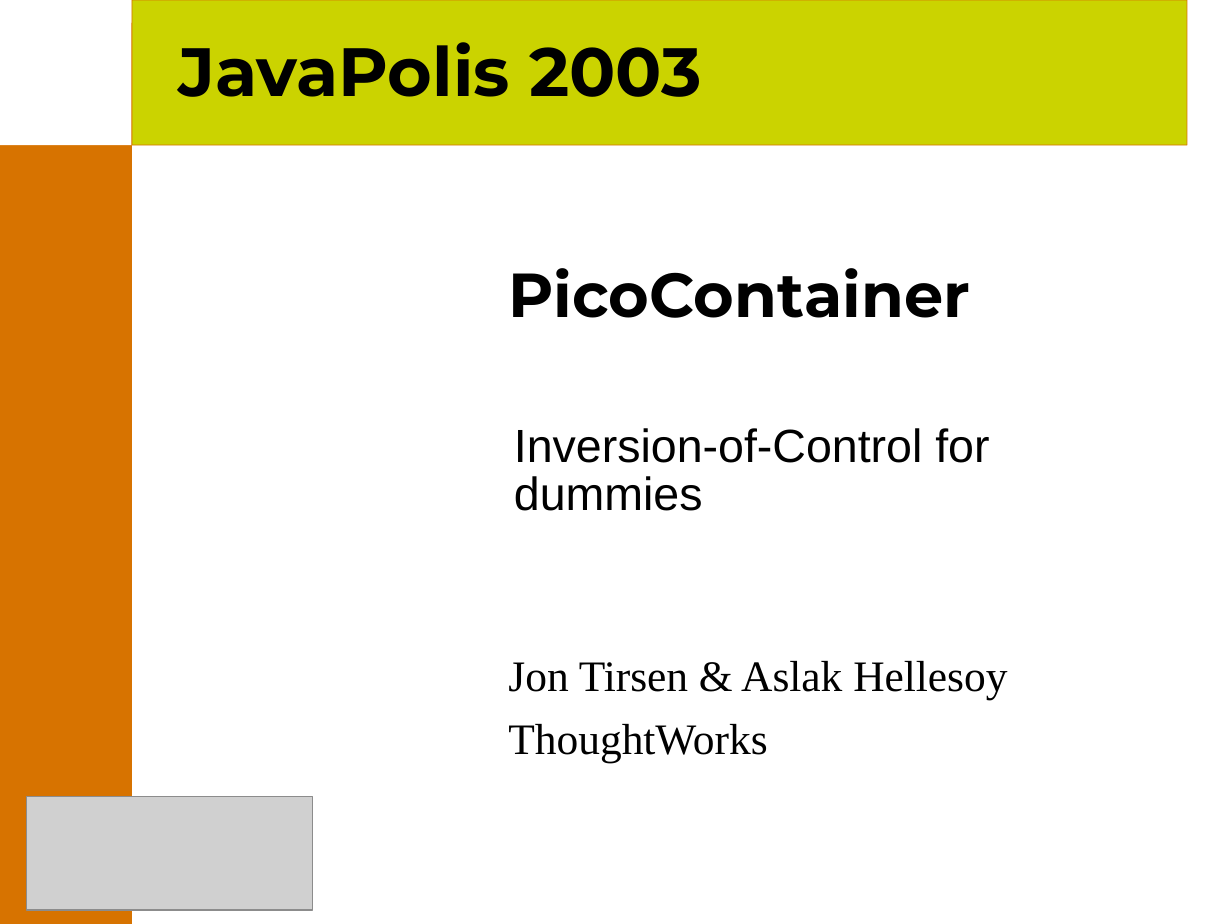
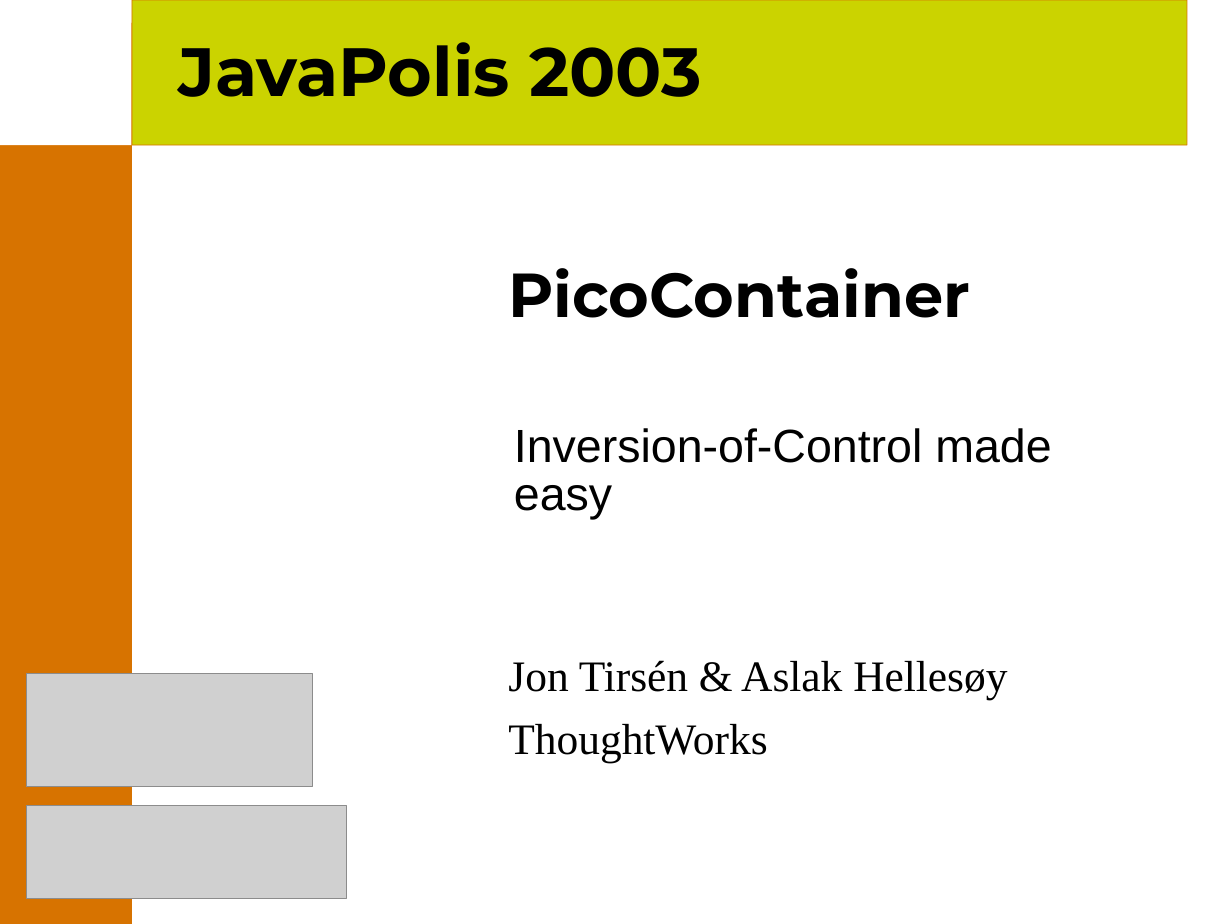
Before and after one commit to joehni/PicoContainer1-CVS, a slide deck: slide 1 of site/presentations/PicoContainer.ppt. Drawn at 1232x924 pixels with LibreOffice and Linux fonts; fonts in the diff are those of the drawing; grey boxes stand for pictures; background and template pictures are left out. Boxes give left, top, right and bottom in pixels: in the first picture for what was removed or moved away, otherwise in the second. Text is boxed around its words. In the diff, an @@ line names an element or a change of style, - is before the commit and + after.

```diff
--- a/site/presentations/PicoContainer.ppt
+++ b/site/presentations/PicoContainer.ppt
@@ text at (514,428,1051,519): text changed @@
-Inversion-of-Control for dummies
+Inversion-of-Control made easy
@@ picture added at (27,673,313,787) @@
@@ text at (508,660,1007,700): text changed @@
-Jon Tirsen & Aslak Hellesoy
+Jon Tirsén & Aslak Hellesøy
@@ picture: place and size @@
-picture at (27,797,313,911)
+picture at (27,805,347,898)
```
Also in this commit, not shown: 14 other slides changed, 8 slides added, 4 slides removed.
